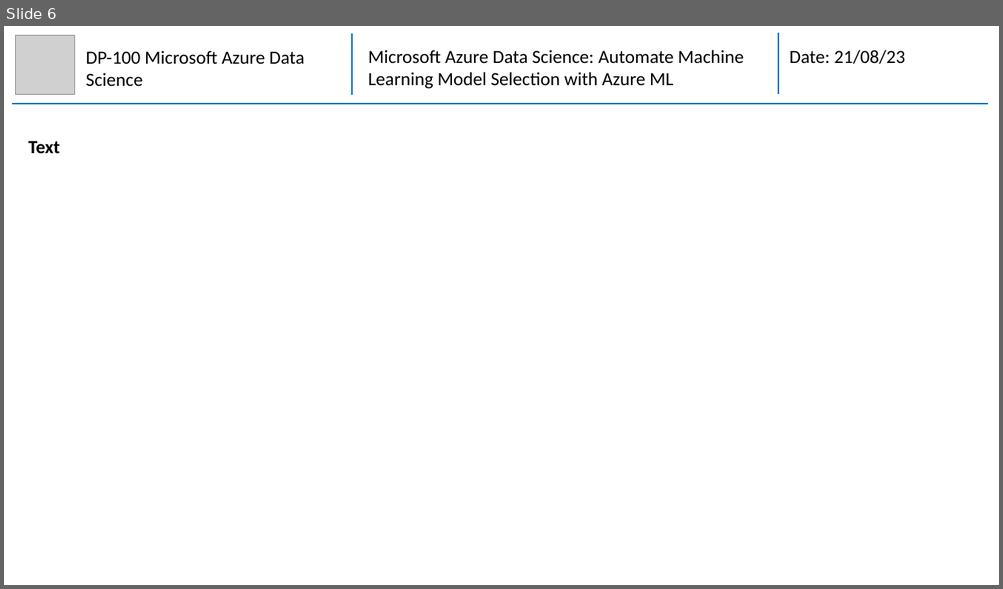
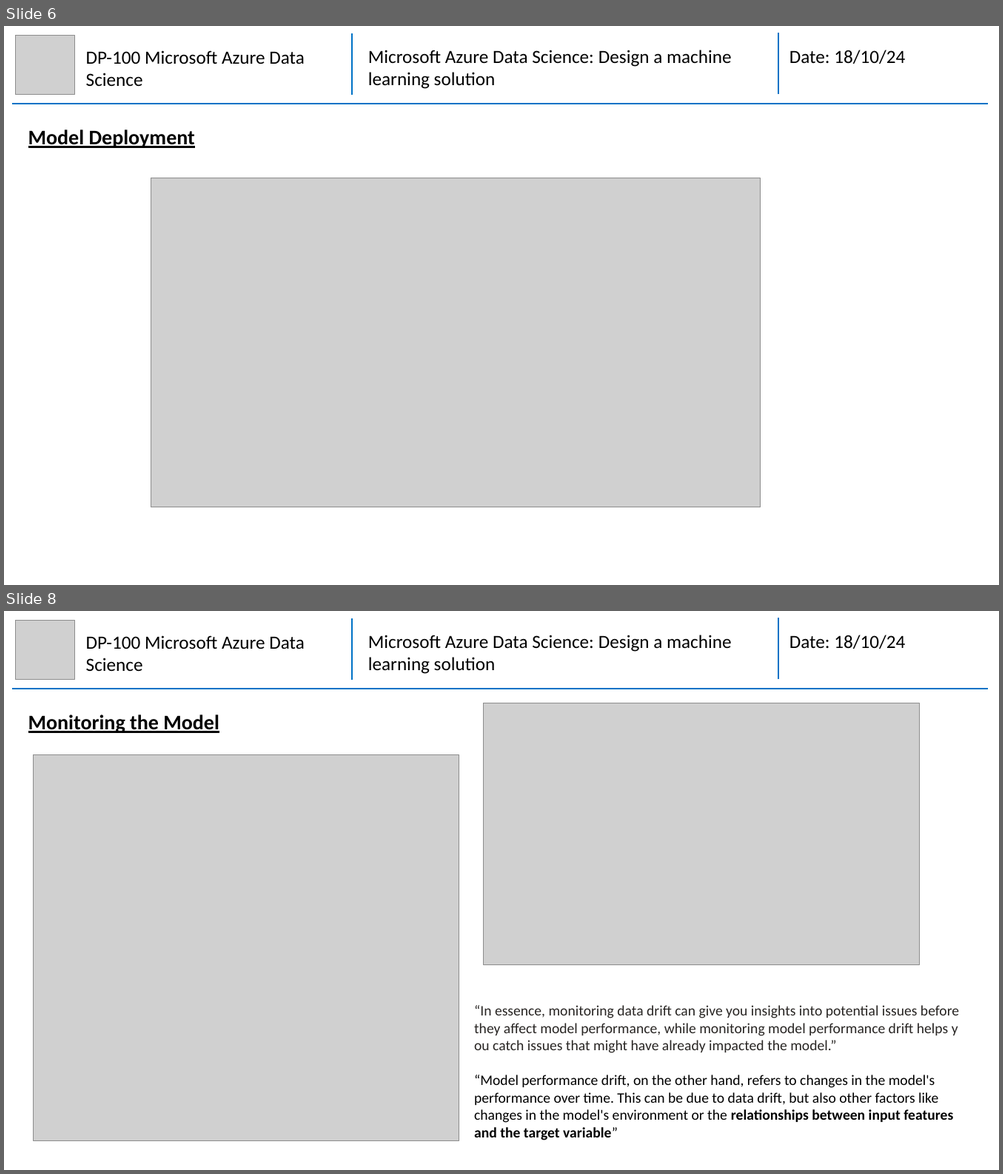
Before and after one commit to mhaythornthwaite/Testing_ML_Algorithms, a slide deck: Azure_DP-100_Data_Science/MJH_DP-100_Azure_DS_Notes.pptx. Shown one above the other, each under a label of ours: slide 6 before the commit, slides 6 and 8 after it; the slides between them are not shown. The pictures are 1003x589 and 1003x1174 pixels, drawn with LibreOffice and Linux fonts; fonts in the diff are those of the drawing; grey boxes stand for pictures. Boxes give left, top, right and bottom in pixels: in the first picture for what was removed or moved away, otherwise in the second. Text is boxed around its words. In the diff, an @@ line names an element or a change of style, - is before the commit and + after.

Commit message:
Azure DP100 Section 1

```diff
--- a/Azure_DP-100_Data_Science/MJH_DP-100_Azure_DS_Notes.pptx
+++ b/Azure_DP-100_Data_Science/MJH_DP-100_Azure_DS_Notes.pptx
@@ slide 8 added at box(4, 611, 999, 1170), background #FFFFFF @@
@@ picture added at box(16, 620, 75, 679) @@
@@ group added at box(12, 618, 987, 689): 3 lines, 2 texts @@
+Microsoft Azure Data Science: Design a machine learning solution
+Date: 18/10/24
@@ text added at box(86, 635, 304, 671), 18 pt, text #000000 @@
+DP-100 Microsoft Azure Data Science
@@ text added at box(28, 715, 219, 733), 20 pt, text #000000, bold, underline @@
+Monitoring the Model
@@ picture added at box(483, 703, 919, 965) @@
@@ picture added at box(34, 755, 460, 1142) @@
@@ text added at box(474, 1005, 959, 1141), 14 pt, text #000000 @@
+“In essence, monitoring data drift can give you insights into potential issues before they affect model performance, while monitoring model performance drift helps you catch issues that might have already impacted the model.”
+“Model performance drift, on the other hand, refers to changes in the model's performance over time. This can be due to data drift, but also other factors like changes in the model's environment or the relationships between input features and the target variable”
@@ slide 6 changed as well @@
@@ text at box(368, 50, 731, 89): text changed @@
-Microsoft Azure Data Science: Automate Machine Learning Model Selection with Azure ML
+Microsoft Azure Data Science: Design a machine learning solution
@@ text at box(789, 50, 905, 64): text changed @@
-Date: 21/08/23
+Date: 18/10/24
@@ text at box(28, 130, 195, 148): text changed; size 18 to 20 pt @@
-Text
+Model Deployment
@@ picture added at box(151, 178, 760, 507) @@
```
Also in this commit, not shown: 11 other slides changed, 7 other slides added.
